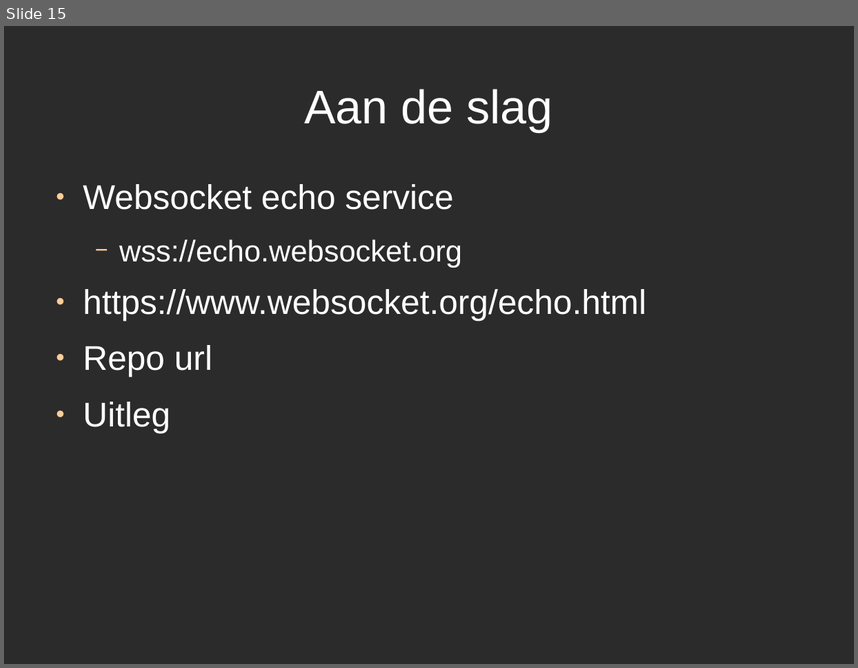
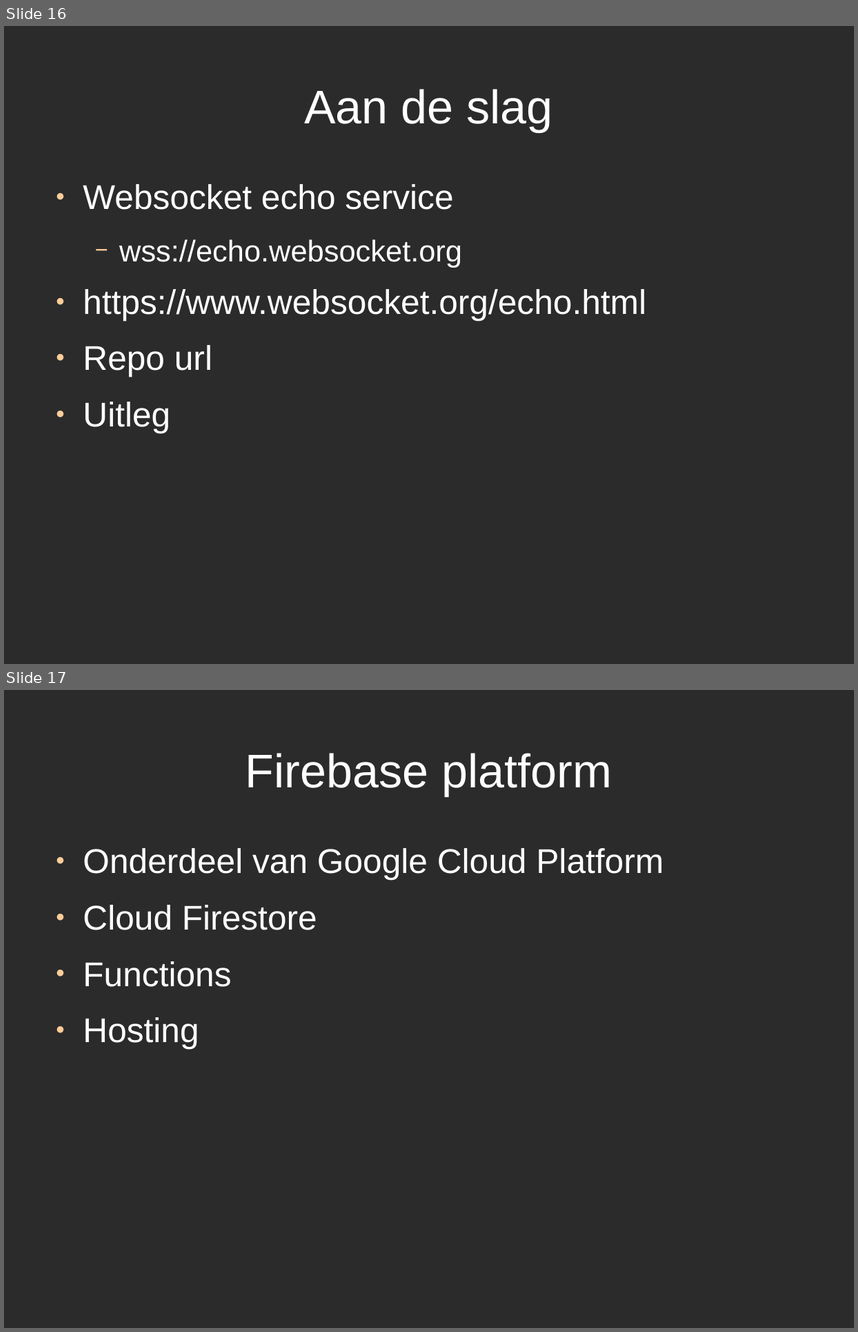
Before and after one commit to jwiggers/demo1, a slide deck: Workshop_Websockets.odp. Shown one above the other, each under a label of ours: slide 15 before the commit, slides 16 and 17 after it. The pictures are 858x668 and 858x1332 pixels, drawn with LibreOffice and Linux fonts; fonts in the diff are those of the drawing; background and template pictures are left out; a plain dark background stands for a picture behind light text. Boxes give left, top, right and bottom in pixels: in the first picture for what was removed or moved away, otherwise in the second. Text is boxed around its words. In the diff, an @@ line names an element or a change of style, - is before the commit and + after.

```diff
--- a/Workshop_Websockets.odp
+++ b/Workshop_Websockets.odp
@@ slide 17 added at <box>4,690,854,1328</box>, background picture (left out) @@
@@ title added at <box>245,753,612,796</box>, 44 pt, text #FFFFFF @@
+Firebase platform
@@ text added at <box>83,848,664,1049</box>, 32 pt, text #FFFFFF @@
+● Onderdeel van Google Cloud Platform
+● Cloud Firestore
+● Functions
+● Hosting
@@ what was slide 15 is now slide 16 @@
```
Also in this commit, not shown: 3 other slides added.
